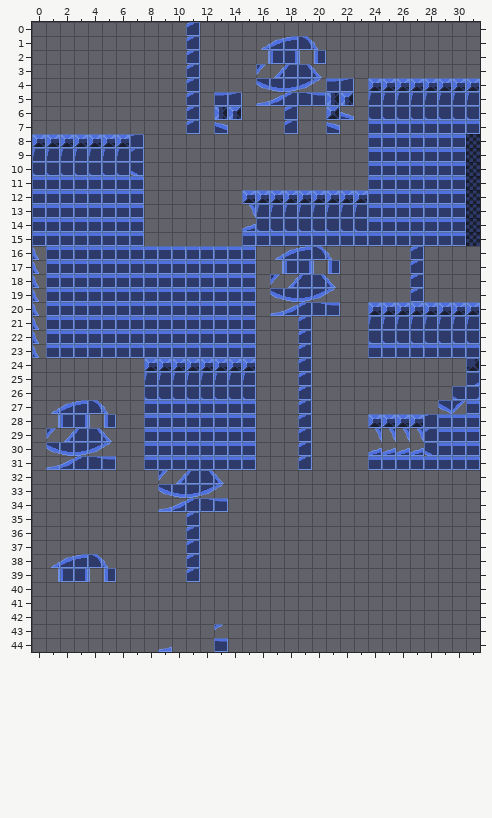
Two versions of a level (Tiled map, assets/levels/R2/tilemap128.tmx). This is how it looked before the edit.
Cells are 16x16 px. Shown: x 0..31, y 0..44.
New version:
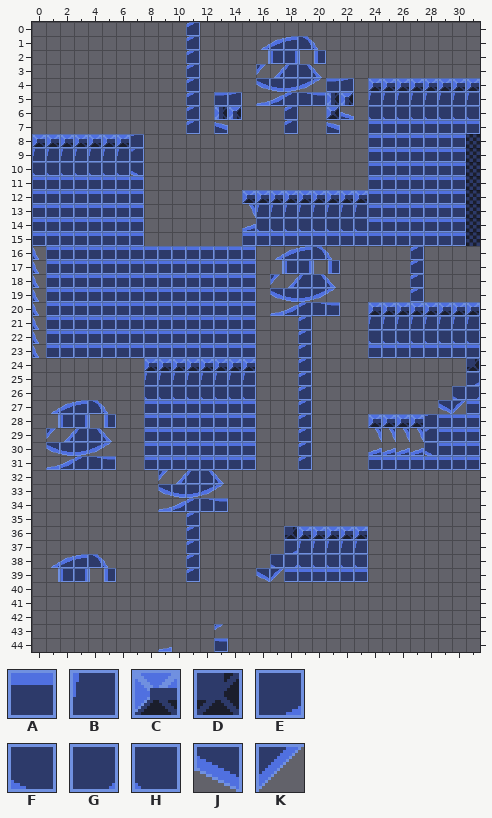
Key: from "16x16": A 2, B 43, C 48, D 55, E 56, F 57, G 58, H 59, J 72, K 73.
_ is an empty cell, . an unchanged one.
The edit:
--- layer "Camada de Blocos 1"
@@ x 16..23 @@
-36 ..______
-37 ..______
-38 ._______
-39 ________
+36 ..DCCCCC
+37 ..EBBBBB
+38 .FGHHHHH
+39 JKAAAAAA
Changed places in both pictures, as pixel boxes (x1, y1, x2, y2):
added: (256, 526, 368, 582)
